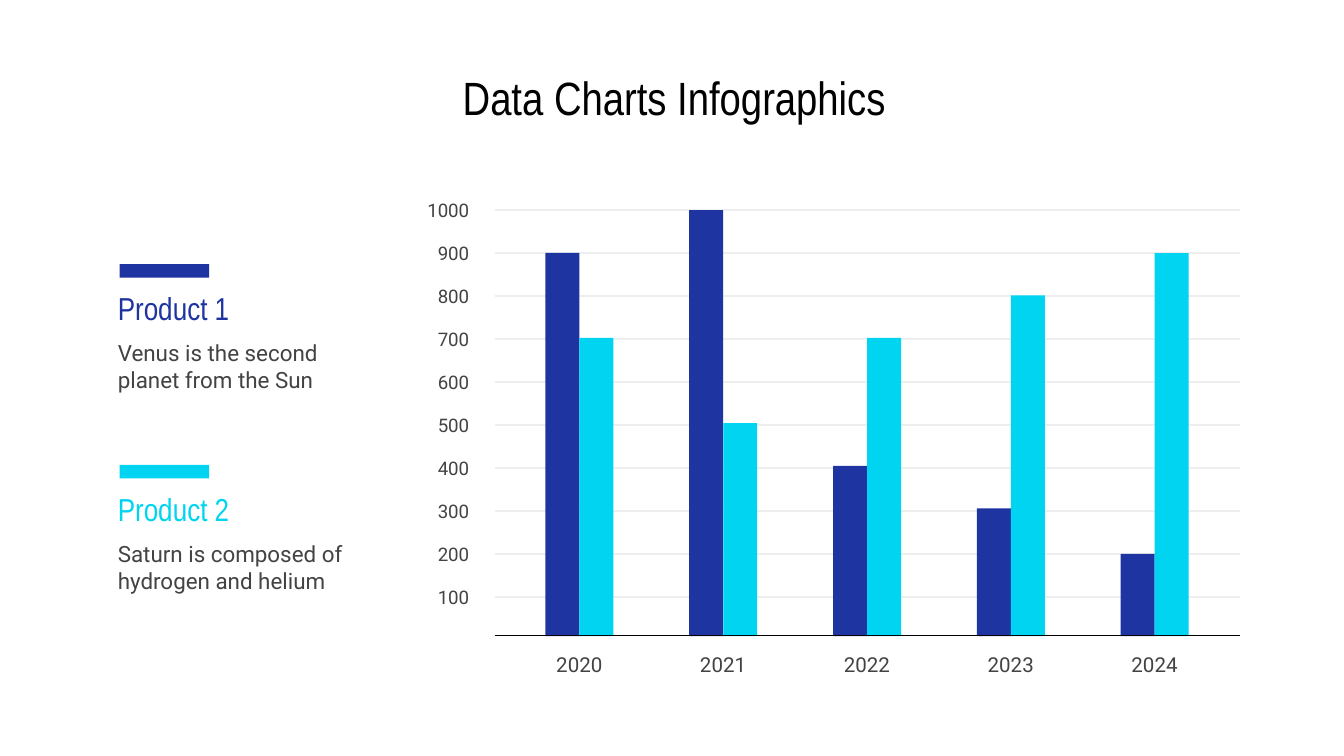
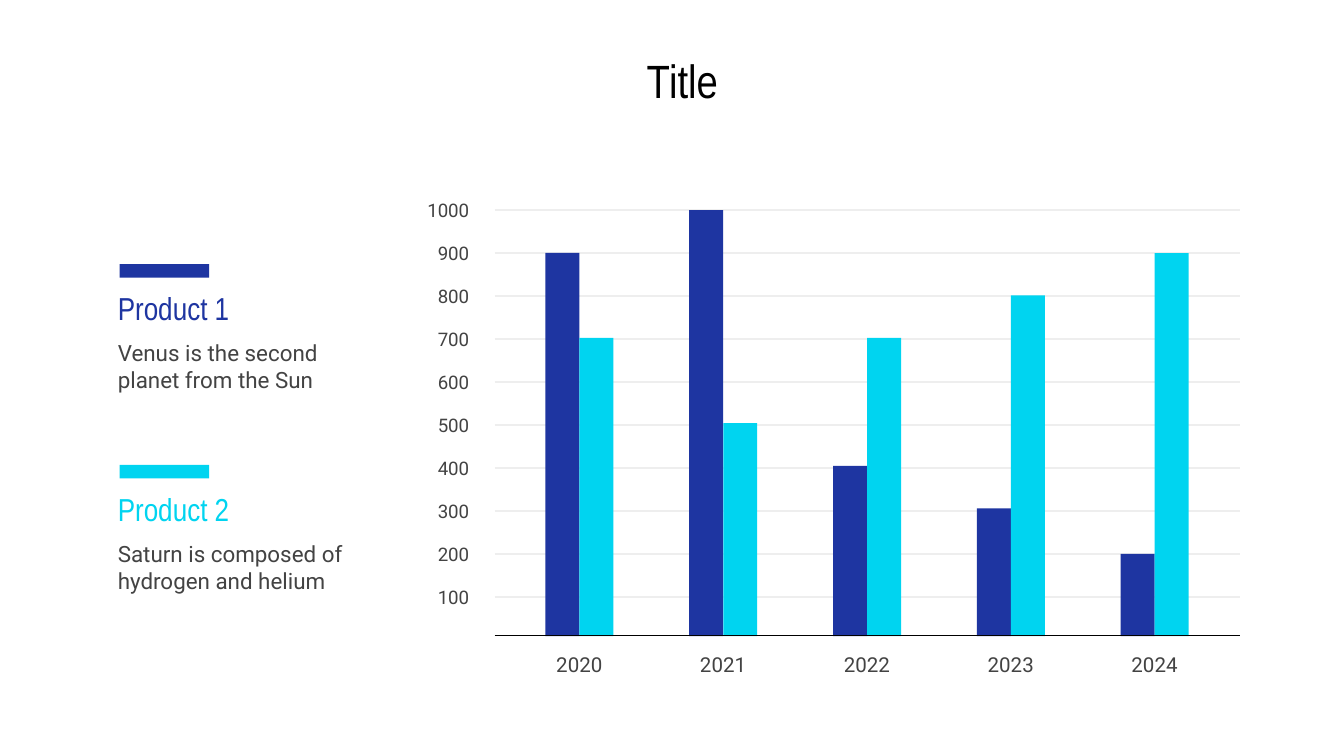
Before and after one commit to jtabordaj/research_eslatina, a slide deck: slide 23 of reporte_estadistico/presentacion/presentation.pptx (slide 16 before the commit). Drawn at 1344x756 pixels with LibreOffice and Linux fonts; fonts in the diff are those of the drawing. Boxes give left, top, right and bottom in pixels: in the first picture for what was removed or moved away, otherwise in the second. Text is boxed around its words. In the diff, an @@ line names an element or a change of style, - is before the commit and + after.

```diff
--- a/reporte_estadistico/presentacion/presentation.pptx
+++ b/reporte_estadistico/presentacion/presentation.pptx
@@ title at (647, 64, 718, 99): text changed @@
-Data Charts Infographics
+Title
```
Also in this commit, not shown: 3 other slides changed, 7 slides added, 1 slide removed, 20 other files.
